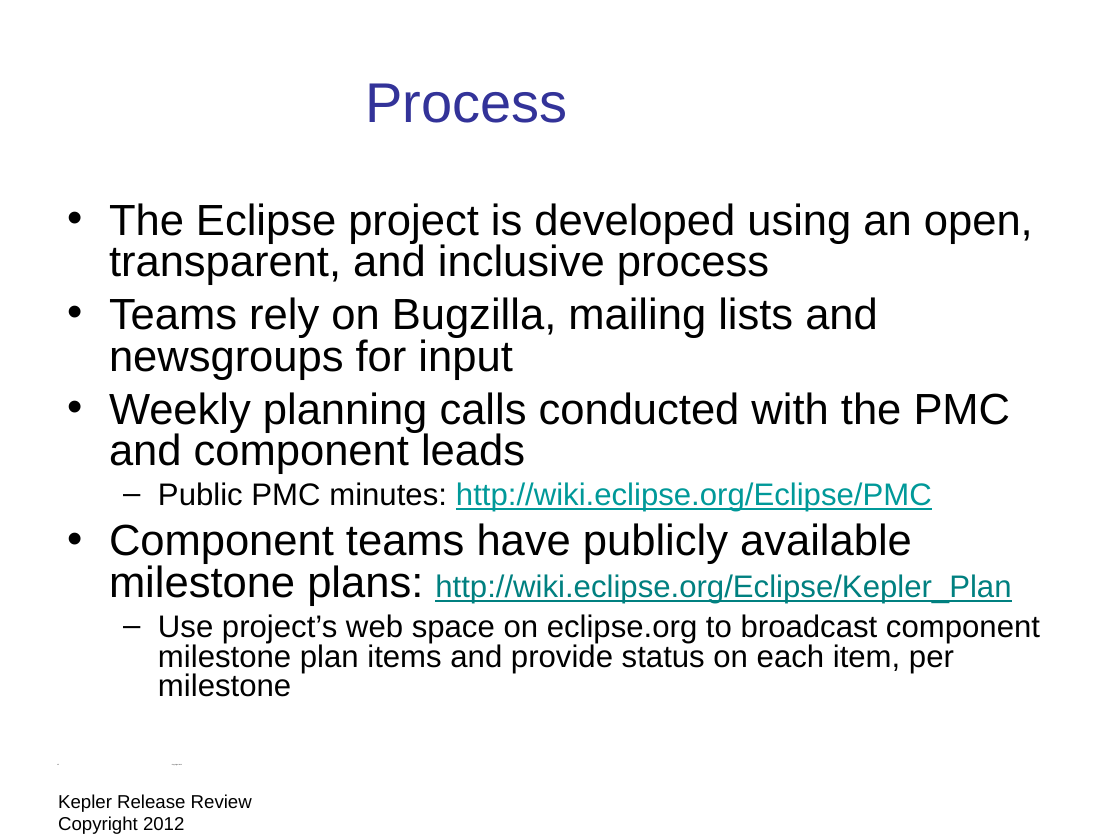
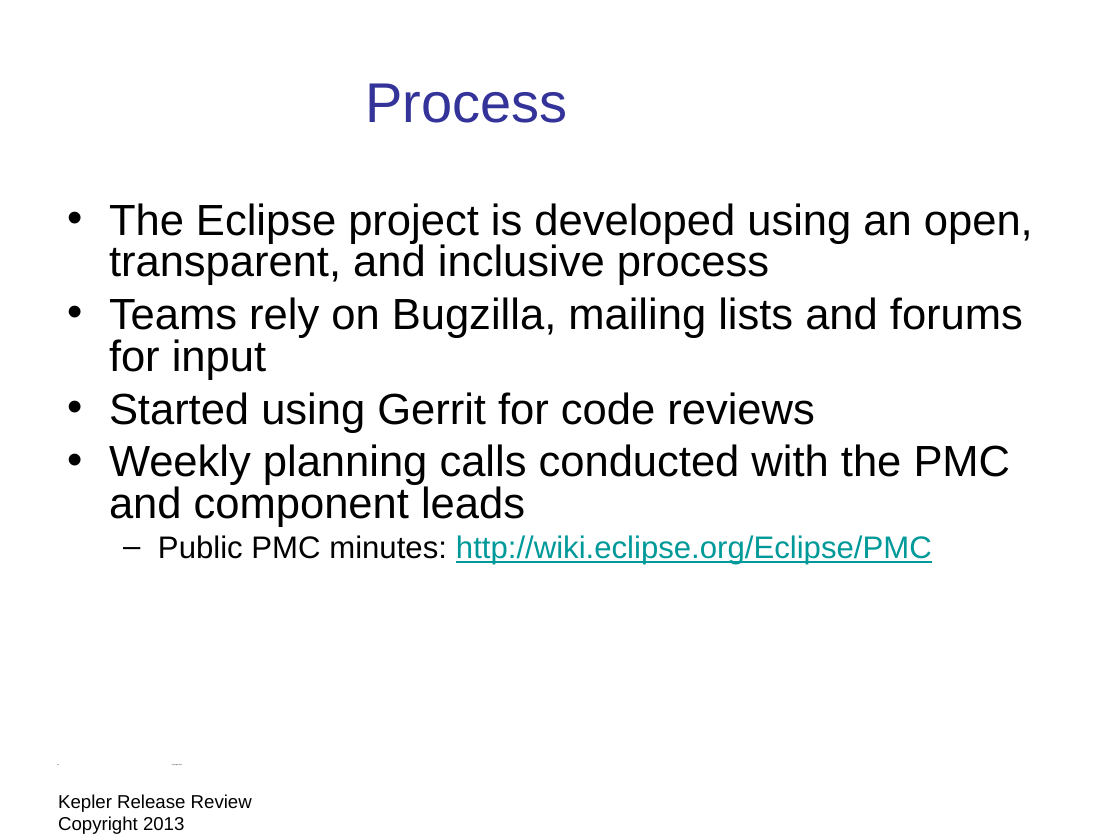
Before and after one commit to eclipse-platform/www.eclipse.org-eclipse-news, a slide deck: slide 23 of presentation/Kepler-release-review/eclipse-kepler-release-review.odp (slide 25 before the commit). Drawn at 1120x840 pixels with LibreOffice and Linux fonts; fonts in the diff are those of the drawing; background and template pictures are left out. Boxes give left, top, right and bottom in pixels: in the first picture for what was removed or moved away, otherwise in the second. Text is boxed around its words. In the diff, an @@ line names an element or a change of style, - is before the commit and + after.

Commit message:
Draft Kepler release review

```diff
--- a/presentation/Kepler-release-review/eclipse-kepler-release-review.odp
+++ b/presentation/Kepler-release-review/eclipse-kepler-release-review.odp
@@ text at (109, 297, 1023, 433): text changed @@
-• Teams rely on Bugzilla, mailing lists and newsgroups for input
+• Teams rely on Bugzilla, mailing lists and forums for input
+• Started using Gerrit for code reviews
@@ text at (109, 523, 1040, 697): paragraphs removed @@
-• Component teams have publicly available milestone plans: http://wiki.eclipse.org/Eclipse/Kepler_Plan
-  – Use project’s web space on eclipse.org to broadcast component milestone plan items and provide status on each item, per milestone
@@ text at (58, 794, 252, 834): text changed @@
-Kepler Release Review Copyright 2012
+Kepler Release Review Copyright 2013
```
Also in this commit, not shown: 24 other slides changed, 1 slide added, 3 slides removed, 2 other files.
